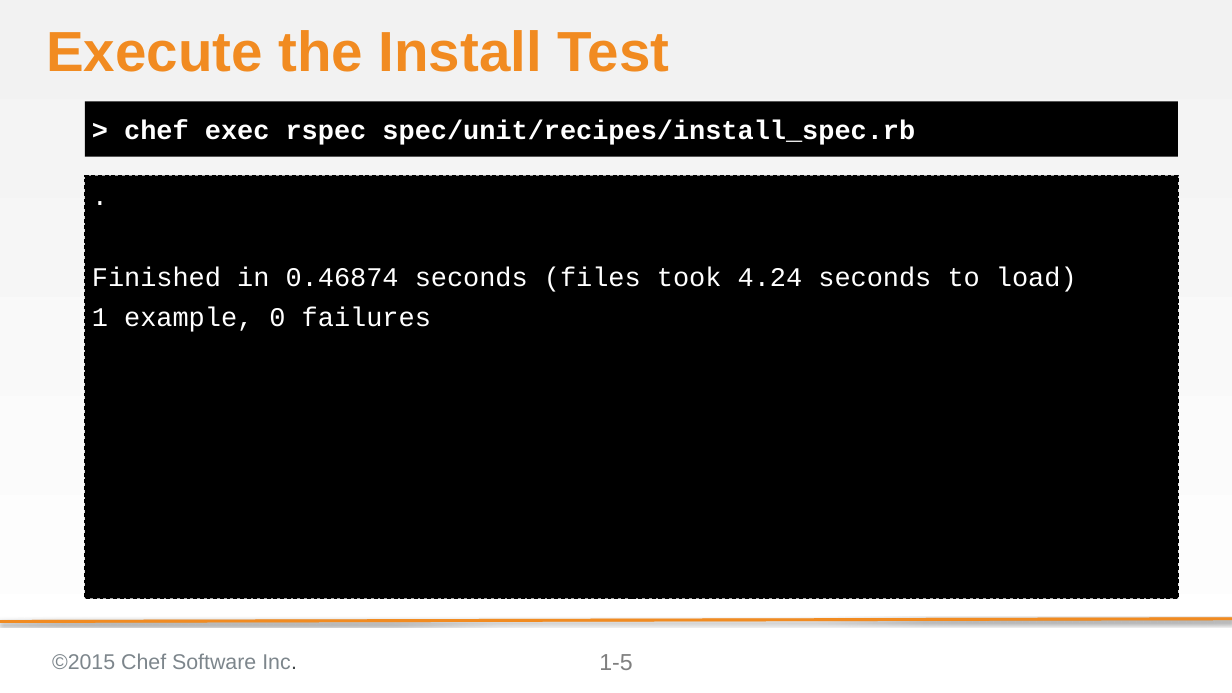
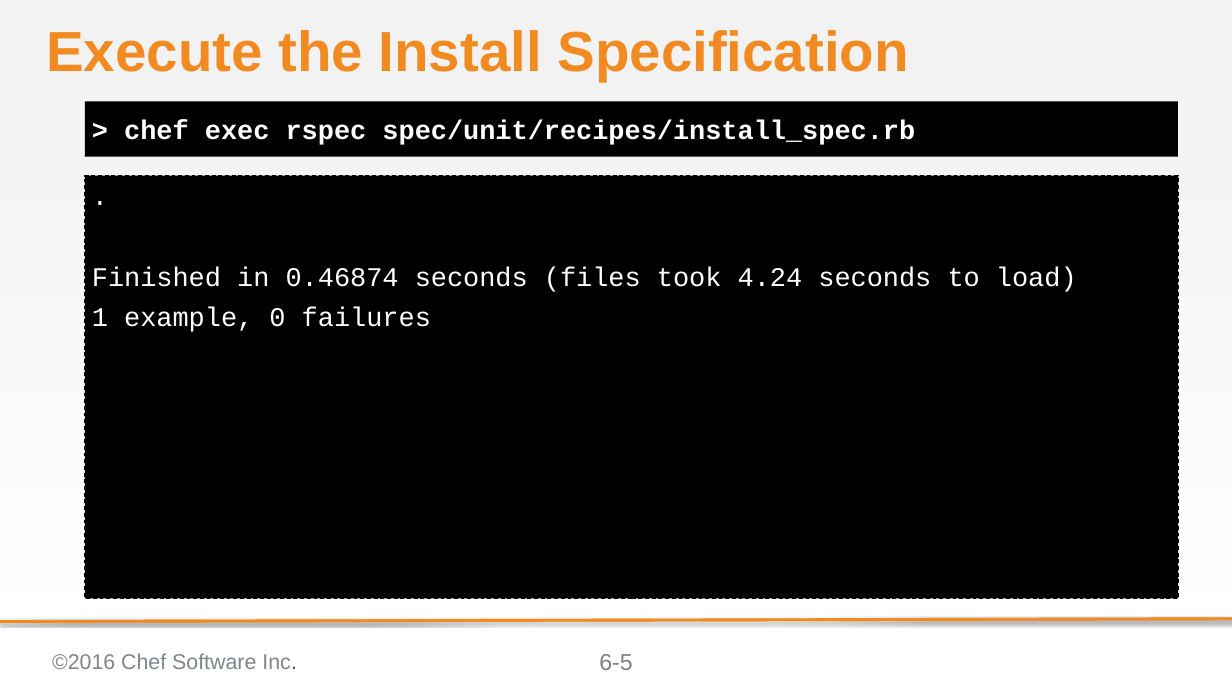
Before and after one commit to chef-training/test_driven_cookbook_development, a slide deck: slide 5 of 06-testing_resources_in_recipes.pptx. Drawn at 1232x693 pixels with LibreOffice and Linux fonts; fonts in the diff are those of the drawing; background and template pictures are left out. Boxes give left, top, right and bottom in pixels: in the first picture for what was removed or moved away, otherwise in the second. Text is boxed around its words. In the diff, an @@ line names an element or a change of style, - is before the commit and + after.

```diff
--- a/06-testing_resources_in_recipes.pptx
+++ b/06-testing_resources_in_recipes.pptx
@@ title at (x1=46, y1=30, x2=908, y2=82): text changed @@
-Execute the Install Test
+Execute the Install Specification
@@ text at (x1=52, y1=653, x2=297, y2=669): text changed @@
-©2015 Chef Software Inc.
+©2016 Chef Software Inc.
@@ page number at (x1=599, y1=654, x2=632, y2=670): text changed @@
-1-5
+6-5
```
Also in this commit, not shown: 22 other slides changed, 3 slides added.
